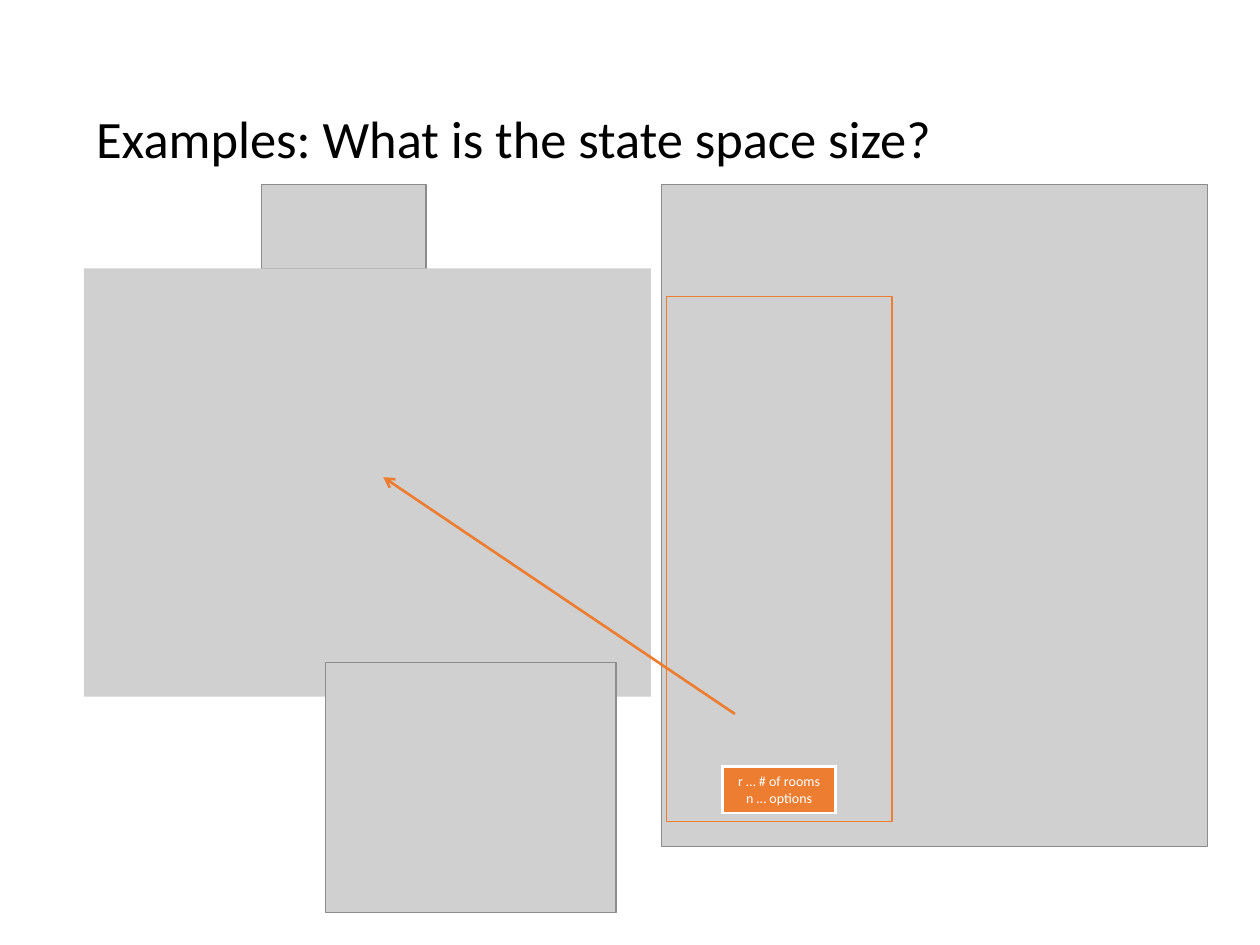
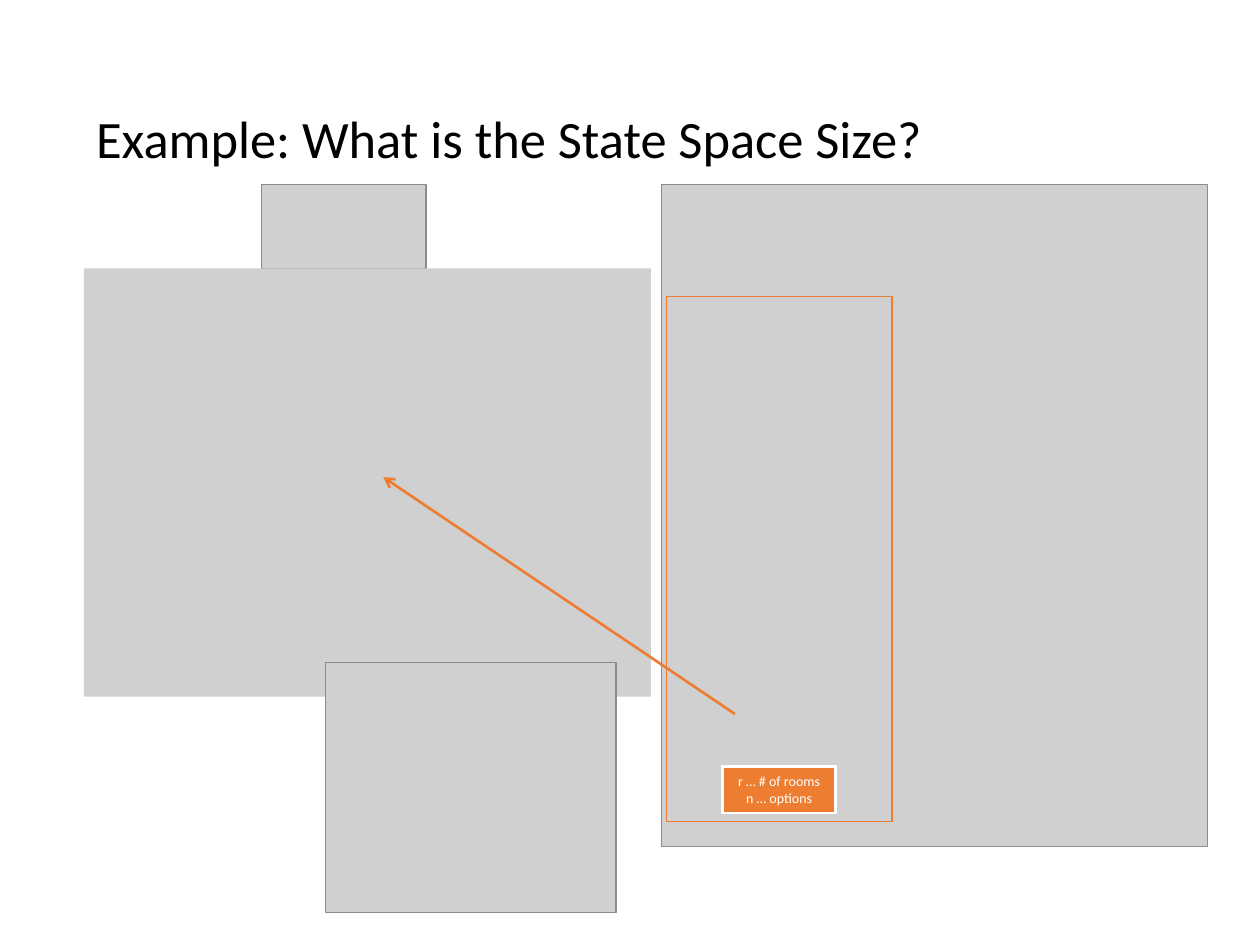
Before and after one commit to mhahsler/CS7320-AI, a slide deck: slide 6 of slides/03_search_discussion.pptx. Drawn at 1260x945 pixels with LibreOffice and Linux fonts; fonts in the diff are those of the drawing; grey boxes stand for pictures. Boxes give left, top, right and bottom in pixels: in the first picture for what was removed or moved away, otherwise in the second. Text is boxed around its words. In the diff, an @@ line names an element or a change of style, - is before the commit and + after.

```diff
--- a/slides/03_search_discussion.pptx
+++ b/slides/03_search_discussion.pptx
@@ title at (96,121,921,167): text changed @@
-Examples: What is the state space size?
+Example: What is the State Space Size?
```
Also in this commit, not shown: 2 other slides changed, 3 slides added, 2 other files.
